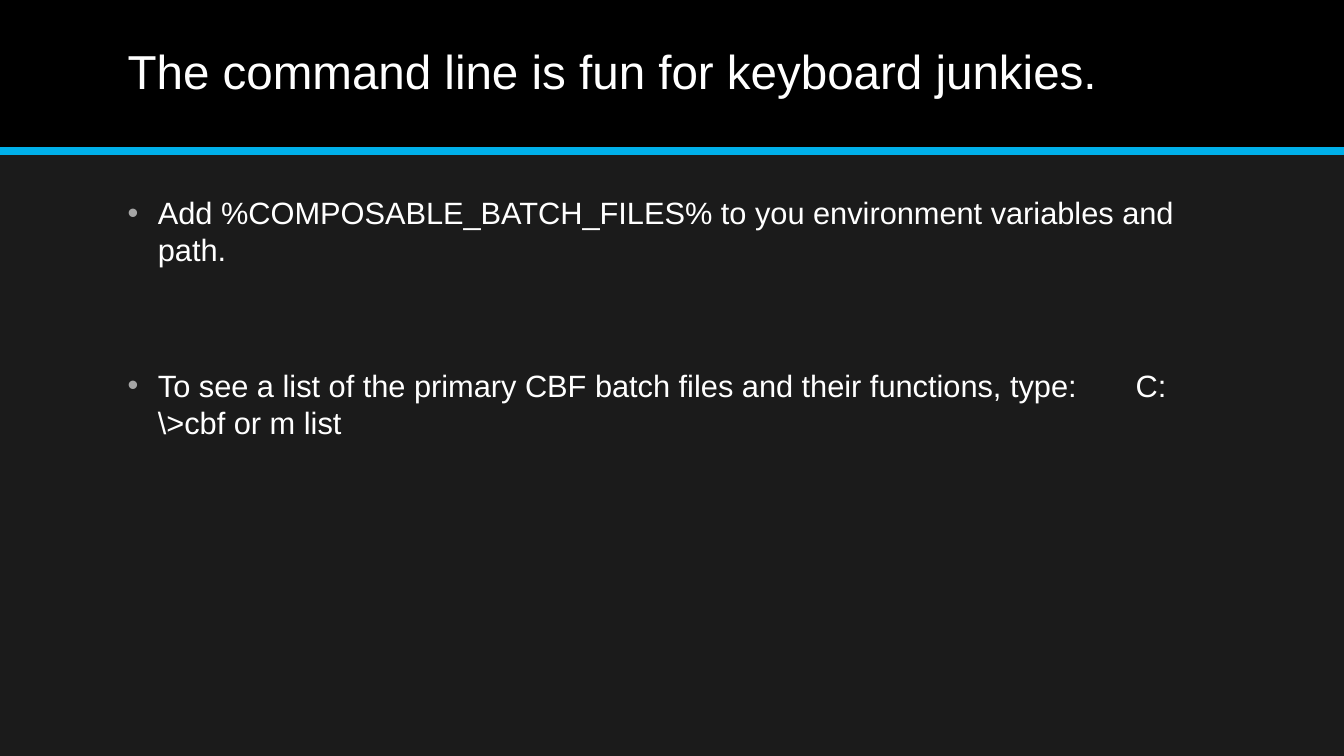
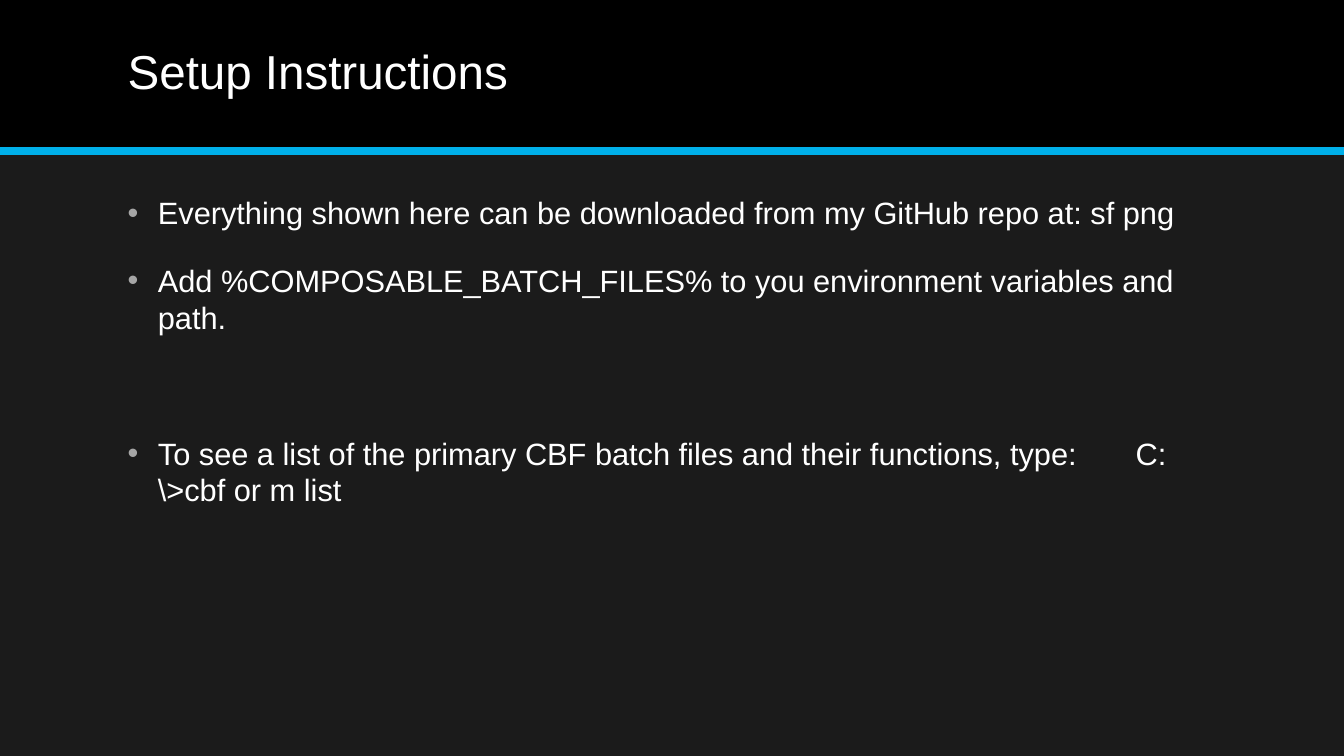
Before and after one commit to jonathan-r-jones/Composable-Batch-Files, a slide deck: slide 2 of Composable Batch File Helper.pptx. Drawn at 1344x756 pixels with LibreOffice and Linux fonts; fonts in the diff are those of the drawing. Boxes give left, top, right and bottom in pixels: in the first picture for what was removed or moved away, otherwise in the second. Text is boxed around its words. In the diff, an @@ line names an element or a change of style, - is before the commit and + after.

```diff
--- a/Composable Batch File Helper.pptx
+++ b/Composable Batch File Helper.pptx
@@ title at [128,54,508,99]: text changed @@
-The command line is fun for keyboard junkies.
+Setup Instructions
@@ text at [158,201,1174,230]: paragraph added @@
+• Everything shown here can be downloaded from my GitHub repo at: sf png
```
Also in this commit, not shown: 3 other slides changed, 1 slide removed, 5 other files.
